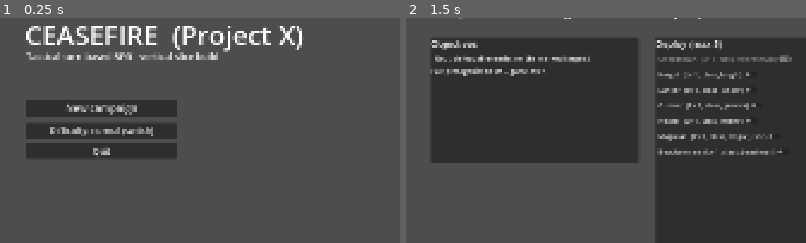
Above: before the commit, frames 1-2 (left to right).
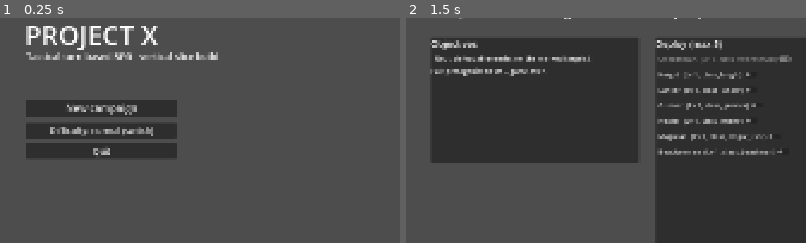
Above: after the commit, the same moments.

Repository: namtit2932k/project-x
Game: Godot game, scene res://src/scenes/main/main.tscn
Two runs of this game, one before a commit and one after it. Both use one fixed random seed, a clock stepped at 60 frames per second and the inputs below.
Inputs:
- Up to frame 1 (0.25 s): no input
- Up to frame 2 (1.5 s): click "New campaign" at 0.5 s; click "Skip scene" at 1.25 s
The pictures show only the part of the screen within x 0-50%, y 8-58%; the shares and areas given below are measured in that part.

The runs differ from the first frame. In frame 1, 3.2% of the frame differs, in the area x 6-76%, y 3-16%; in frame 2, nothing differs.

Commit message:
chore(brand): drop the Ceasefire working title - the project is just Project X
🤖 Generated with Codebuff
Co-Authored-By: Codebuff <noreply@codebuff.com>

Diff:
--- a/src/scenes/menu/menu_scene.gd
+++ b/src/scenes/menu/menu_scene.gd
@@ -18,7 +18,7 @@
 	bg.set_anchors_preset(Control.PRESET_FULL_RECT)
 	add_child(bg)
 
-	var title := UIBuilder.label(self, "CEASEFIRE  (Project X)", 64)
+	var title := UIBuilder.label(self, "PROJECT X", 64)
 	title.position = Vector2(60, 80)
 	var sub := UIBuilder.label(self, "Tactical turn-based RPG - vertical slice build", 22)
 	sub.position = Vector2(64, 160)
Not shown, changed: AGENTS.md
Not shown, changed: README.md
Not shown, changed: docs/how_to_run.md
